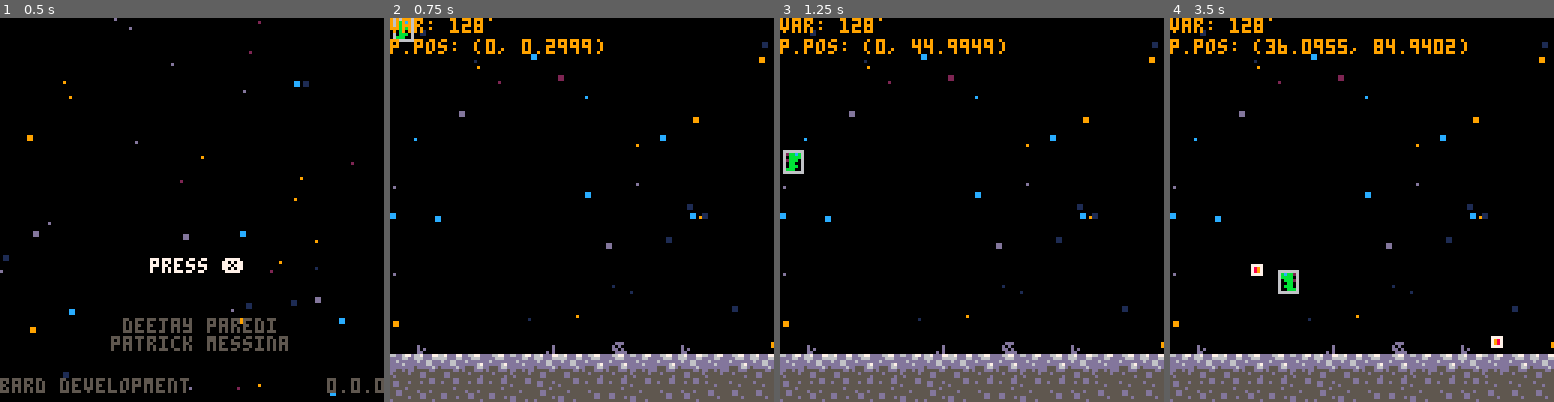
Above: before the commit, frames 1-4 (left to right).
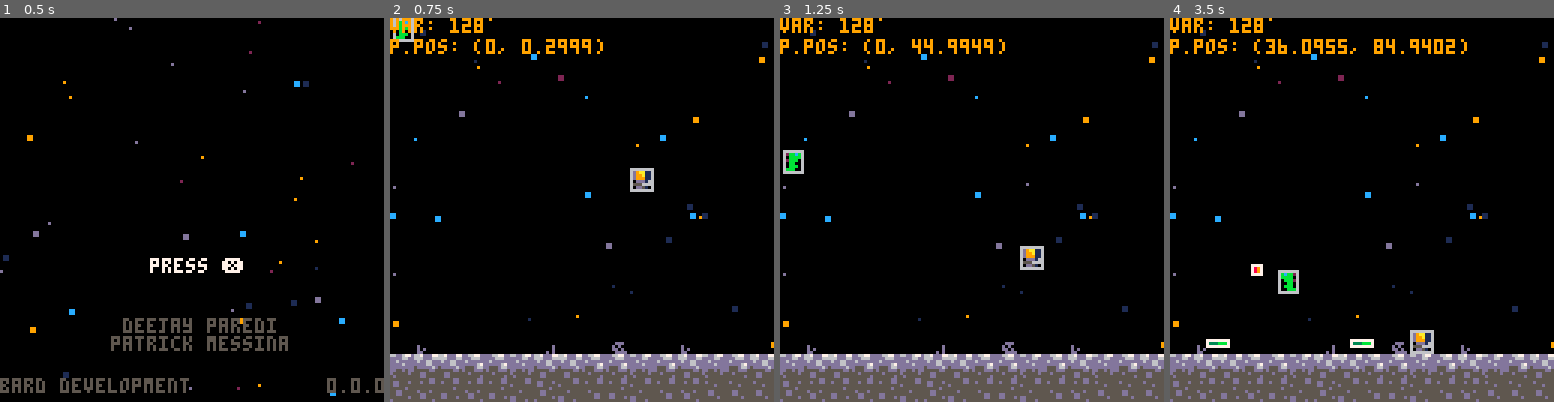
Above: after the commit, the same moments.

Repository: barddev/moonshot
Game: PICO-8 cartridge moonshot.p8
Two runs of this game, one before a commit and one after it. Both use one fixed random seed, a clock stepped at 60 frames per second and the inputs below.
Inputs:
- Up to frame 1 (0.5 s): tap X (X key) at 0.33 s
- Up to frame 2 (0.75 s): tap O (Z key) at 0.7 s
- Up to frame 3 (1.25 s): tap X (X key) at 1.07 s
- Up to frame 4 (3.5 s): hold Right 1.6-2.1 s; tap O (Z key) every 0.4 s from 1.7 to 3.3 s; tap X (X key) at 1.85, 2.97 s; hold Right 2.47-3.03 s; hold Left from 3.08 s (still down)

Frame 1 is identical in both runs. In frame 2, 0.4% of the frame differs, in the area x 62-69%, y 39-46%; in frame 3, 0.4%; in frame 4, 0.8%, in the area x 9-87%, y 81-88%.

Commit message:
readding bad guy

Diff:
--- a/moonshot.p8
+++ b/moonshot.p8
@@ -377,6 +377,7 @@
     end
     p:update()
     c:update()
+    baddies_update()
     bullets_update()
 end
 
@@ -386,6 +387,7 @@
         e:draw()
     end
     p:draw()
+    baddies_draw()
     bullets_draw()
 end
 
@@ -400,6 +402,12 @@
     m:init(vector2d(), 1024)
     p:init(vector2d())
     c:init(vector2d())
+
+    baddies = {
+        baddie:new()
+    }
+    baddies[1]:init(vector2d(80,50))
+
 end
 
 -->8
@@ -541,6 +549,19 @@
     rect(x1, y1, x2, y2, c)
 end
 
+function actor:collision(actor)
+    local a =  self:hitbox_abs_position()
+    local b = actor:hitbox_abs_position()
+
+    if a.x < b.x + b.w
+    and a.x + a.w > b.x
+    and a.y < b.y + b.h
+    and a.y + a.h > b.y then
+        return true
+    end
+    return false
+end
+
 
 function actor:map_collision(direction, flag)
 
@@ -713,8 +733,12 @@
 end
 
 function player:shoot()
+
+    local dir = self:direction()
+
     local b = bullet:new()
     b:init(self.pos, 32, hitbox:new(5,2,3,3), 60, self.flip)
+
     sfx(10)
     add(bullets, b)
 end
@@ -736,7 +760,6 @@
         self.state = "falling"
 
         -- if player falls off the map
-        globals.debug_var = m.pos.y + 128
         if self.pos.y > m.pos.y + 128 then
             self.health -= self.health
             return
@@ -812,6 +835,198 @@
 
 end
 
+-->8
+-->baddies
+
+baddies = {}
+
+function baddies_update()
+    for b in all(baddies) do
+        b:update()
+        if b.health <= 0 then
+            del(baddies, b)
+        end
+    end
+end
+
+function baddies_draw()
+    for b in all(baddies) do
+        b:draw()
+    end
+end
+
+baddie = inherits_from(actor)
+
+function baddie:init(pos)
+    self.pos = pos
+    self.vel = vector2d()
+    self.acc = vector2d(0.5, 0)
+    self.max_vel = vector2d(1, 2)
+    self.state = "falling"
+
+    self.base_sp = 17
+    self.sp = 17
+    self.flip = false
+
+    -- total sprite size
+    self.w = 8
+    self.h = 8
+
+    self.anim = 0
+    self.hitbox = hitbox:new(0,0,7,7)
+    self.health = 3
+    self.lives = 1
+
+    -- bullet
+    self.bullet_sp = 33
+    self.bullet_hitbox = hitbox:new(1,2,7,2)
+    self.bullet_timer = 0
+    self.bullet_distance = 60
+    self.bullet_max_time = 30
+
+    self.grounded = false
+
+    self.dir = -1
+end
+
+function baddie:update()
+    self.vel.y += globals.grav
+    self.vel.x *= globals.friction
+
+    if self.grounded then
+        self.vel.x += self.dir * self.acc.x
+    else
+        self.vel.x = 0
+    end
+
+    self:move()
+
+    self:shoot()
+
+    -- check if hit by bullet
+    for b in all(bullets) do
+        if b:collision(self) then
+            self.health -= 1
+            del(bullets, b)
+        end
+    end
+
+    if self.dir == 1 then
+        self.flip = false
+    else
+        self.flip = true
+    end
+
+    self:animate()
+
+end
+
+function baddie:move()
+    -- check y direction
+    if self.vel.y > 0 then
+        self.state = "falling"
+
+        -- if player falls off the map
+        globals.debug_var = m.pos.y + 128
+        if self.pos.y > m.pos.y + 128 then
+            self.health -= self.health
+            return
+        end
+
+        -- limit actor to max speed
+        self.vel.y = mid(-self.max_vel.y, self.vel.y, self.max_vel.y)
+
+        if self:map_collision("down", globals.solid) then
+            self.grounded = true
+
+            -- left/right movement
+            -- TODO is actor really running if falling in the air
+            -- fix this
+            if self.vel.x != 0 then
+                self.state = "running"
+            else
+                self.state = "idle"
+            end
+            self.vel.y = 0
+            self.pos.y -= ((self.pos.y + self.h + 1) % 8) - 1
+        end
+
+        if self:map_collision("down", globals.spike)
+        or self:map_collision("up", globals.spike)
+        or self:map_collision("right", globals.spike)
+        or self:map_collision("left", globals.spike) then
+            self.vel.y = 0
+            self.health -= self.health
+        end
+    end
+
+    -- check x direction
+    -- left movement
+    if self.vel.x < 0 then
+        -- limit actor to max speed
+        self.vel.x = mid(-self.max_vel.x, self.vel.x, self.max_vel.x)
+        if self:map_collision("left", globals.solid) then
+            self.vel.x = 0
+            self.dir *= -1
+        end
+    -- right movement
+    elseif self.vel.x > 0 then
+        self.vel.x = mid(-self.max_vel.x, self.vel.x, self.max_vel.x)
+        if self:map_collision("right", globals.solid) then
+            self.vel.x = 0
+            self.dir *= -1
+        end
+    end
+
+    -- TODO remove this
+    self.vel.x = 0
+    self.pos += self.vel
+
+end
+
+-- badie shoot
+function baddie:shoot()
+
+
+    -- globals.debug_var = self.hitbox
+    if self.bullet_timer <= self.bullet_max_time then
+        self.bullet_timer += 1
+        return
+    end
+    self.bullet_timer = 0
+
+
+
+    local b_pos = vector2d(self.pos.x, self.pos.y)
+
+    -- facing right
+    if self.dir == 1 then
+        if p.pos.x - self.pos.x < self.bullet_distance
+        and p.pos.x - self.pos.x > 0 then
+            b_pos.x += self.w
+        else
+            return
+        end
+
+    -- facing left
+    else
+        if self.pos.x - p.pos.x < self.bullet_distance
+        and self.pos.x - p.pos.x > 0 then
+            b_pos.x -= 7
+        else
+            return
+        end
+    end
+
+    local b = bullet:new()
+
+    b:init(b_pos, self.bullet_sp, self.bullet_hitbox, 60, self.flip)
+    add(bullets, b)
+
+end
+
+
+
 
 -->8
 -- bullets
@@ -925,20 +1140,20 @@
 007007000b0bbb0000bbbbb000bbbbb000bbbbb000bbbbb0000bbb00000000000000000000000000000000000000000000000000000000000000000000000000
 0000000000bbb000000bb000000bb000000bb000000b330000bbb0b0000000000000000000000000000000000000000000000000000000000000000000000000
 000000000003bb000003bb000030bb00000bb30000b003300b000b00000000000000000000000000000000000000000000000000000000000000000000000000
-0000000000111d0000111d0000111d0000111d000000000000000000000000000000000000000000000000000000000000000000000000000000000000000000
-000ed000011aa9d0011aa9d0011aa9d0011aa9d00000000000000000000000000000000000000000000000000000000000000000000000000000000000000000
-00deee00011a99d0011a99d0011a99d0011a99d00000000000000000000000000000000000000000000000000000000000000000000000000000000000000000
-0ddeedd0011999d0011999d0011999d0011999d00000000000000000000000000000000000000000000000000000000000000000000000000000000000000000
-0eeeeed0061ddd00061ddd00061ddd00061ddd000000000000000000000000000000000000000000000000000000000000000000000000000000000000000000
-0eedeee0066655550666555506665555066655550000000000000000000000000000000000000000000000000000000000000000000000000000000000000000
-0deddee00015dd000015dd000015dd000015dd000000000000000000000000000000000000000000000000000000000000000000000000000000000000000000
-00deee00000d0100000d100000010d000001d0000000000000000000000000000000000000000000000000000000000000000000000000000000000000000000
+0000000000111d0000111d0000111d0000111d0000111d0000111d00000000000000000000000000000000000000000000000000000000000000000000000000
+000ed000011aa9d0011aa9d0011aa9d0011aa9d0011aa9d0011aa9d0000000000000000000000000000000000000000000000000000000000000000000000000
+00deee00011a99d0011a99d0011a99d0011a99d0011a99d0011a99d0000000000000000000000000000000000000000000000000000000000000000000000000
+0ddeedd0011999d0011999d0011999d0011999d0011999d0011999d0000000000000000000000000000000000000000000000000000000000000000000000000
+0eeeeed0061ddd00061ddd00061ddd00061ddd00061ddd00061ddd00000000000000000000000000000000000000000000000000000000000000000000000000
+0eedeee0066655550666555506665555066655550666555506665555000000000000000000000000000000000000000000000000000000000000000000000000
+0deddee00015dd000015dd000015dd000015dd000015dd000015dd00000000000000000000000000000000000000000000000000000000000000000000000000
+00deee00000d0100000d0100000d100000010d000001d0000001d000000000000000000000000000000000000000000000000000000000000000000000000000
 00000000000000000000000000000000000000000000000000000000000000000000000000000000000000000000000000000000000000000000000000000000
 00000000000000000000000000000000000000000000000000000000000000000000000000000000000000000000000000000000000000000000000000000000
 00000a98000000000000000000000000000000000000000000000000000000000000000000000000000000000000000000000000000000000000000000000000
 00000998000000000000000000000000000000000000000000000000000000000000000000000000000000000000000000000000000000000000000000000000
-00000a98000000000000000000000000000000000000000000000000000000000000000000000000000000000000000000000000000000000000000000000000
-00000000000000000000000000000000000000000000000000000000000000000000000000000000000000000000000000000000000000000000000000000000
+00000a980bbbb3330000000000000000000000000000000000000000000000000000000000000000000000000000000000000000000000000000000000000000
+000000000bbbbbbb0000000000000000000000000000000000000000000000000000000000000000000000000000000000000000000000000000000000000000
 00000000000000000000000000000000000000000000000000000000000000000000000000000000000000000000000000000000000000000000000000000000
 00000000000000000000000000000000000000000000000000000000000000000000000000000000000000000000000000000000000000000000000000000000
 00e80880000000000000000000000000000000000000000000000000000000000000000000000000000000000000000000000000000000000000000000000000
